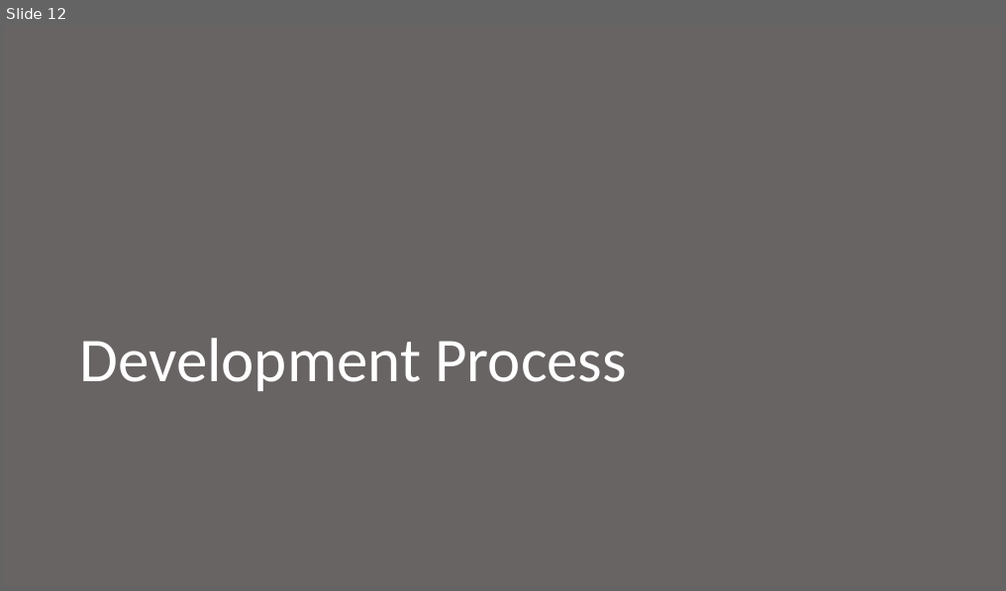
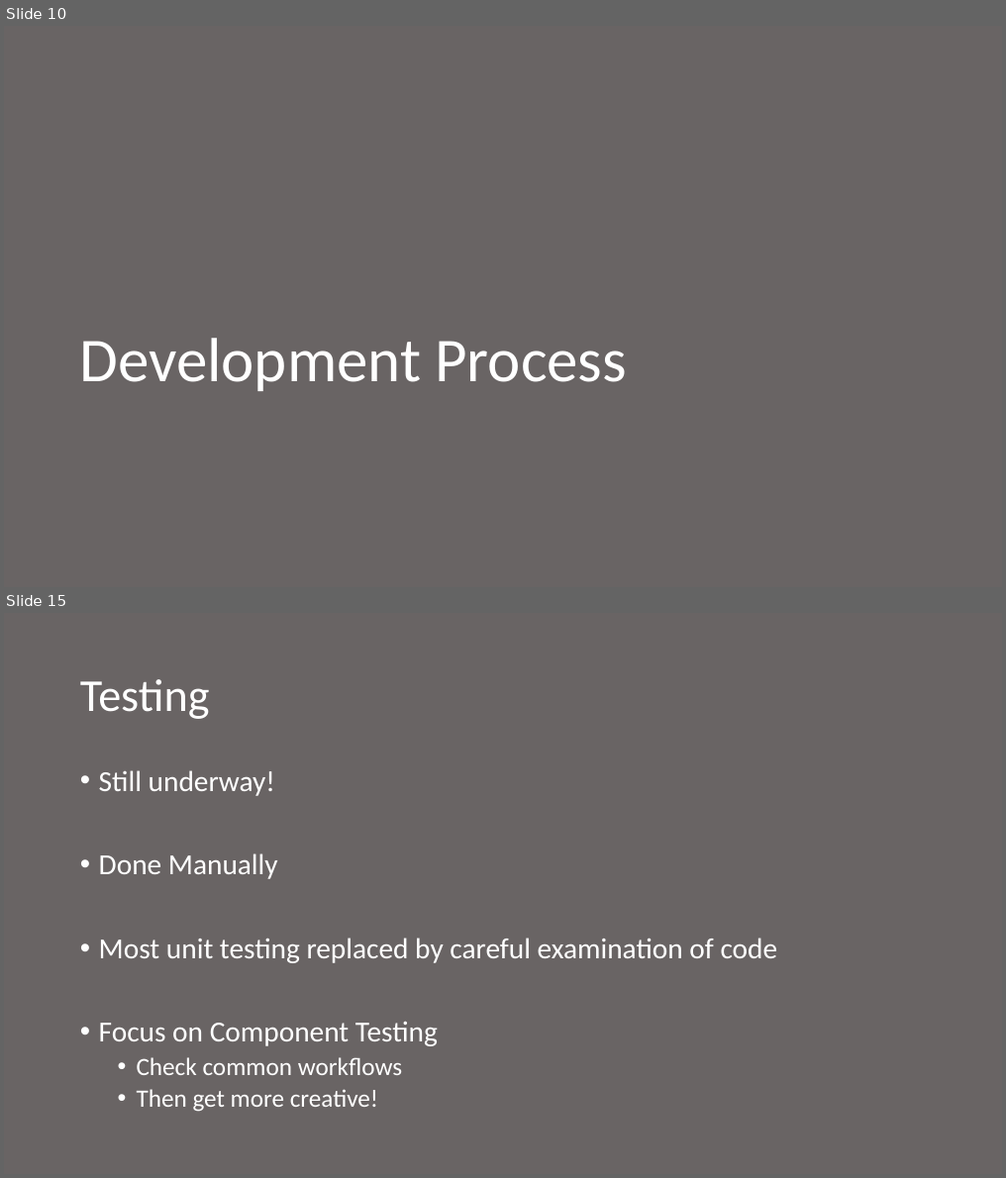
Before and after one commit to boltu11/DashForCash, a slide deck: Presentation.pptx. Shown one above the other, each under a label of ours: slide 12 before the commit, slides 10 and 15 after it; the slides between them are not shown. The pictures are 1006x591 and 1006x1178 pixels, drawn with LibreOffice and Linux fonts; fonts in the diff are those of the drawing. Boxes give left, top, right and bottom in pixels: in the first picture for what was removed or moved away, otherwise in the second. Text is boxed around its words. In the diff, an @@ line names an element or a change of style, - is before the commit and + after.

```diff
--- a/Presentation.pptx
+++ b/Presentation.pptx
@@ slide 15 added at bbox=[4, 613, 1002, 1174], background #696464 @@
@@ title added at bbox=[80, 679, 210, 719], 44 pt, text #FFFFFF @@
+Testing
@@ text added at bbox=[99, 770, 778, 1112], 28 pt, text #FFFFFF @@
+• Still underway!
+• Done Manually
+• Most unit testing replaced by careful examination of code
+• Focus on Component Testing
+  • Check common workflows
+  • Then get more creative!
@@ what was slide 12 is now slide 10 @@
```
Also in this commit, not shown: 6 slides changed, 5 other slides added, 3 slides removed.
